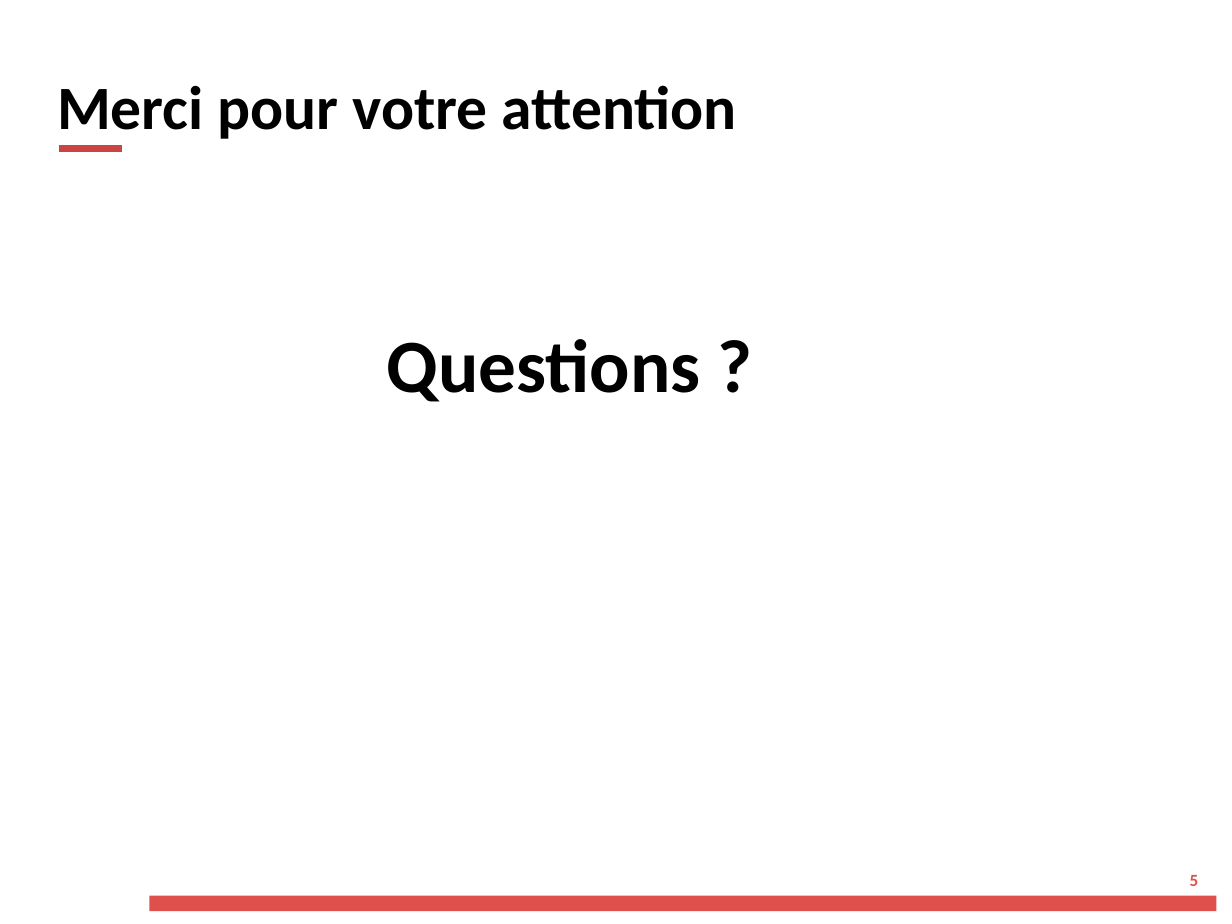
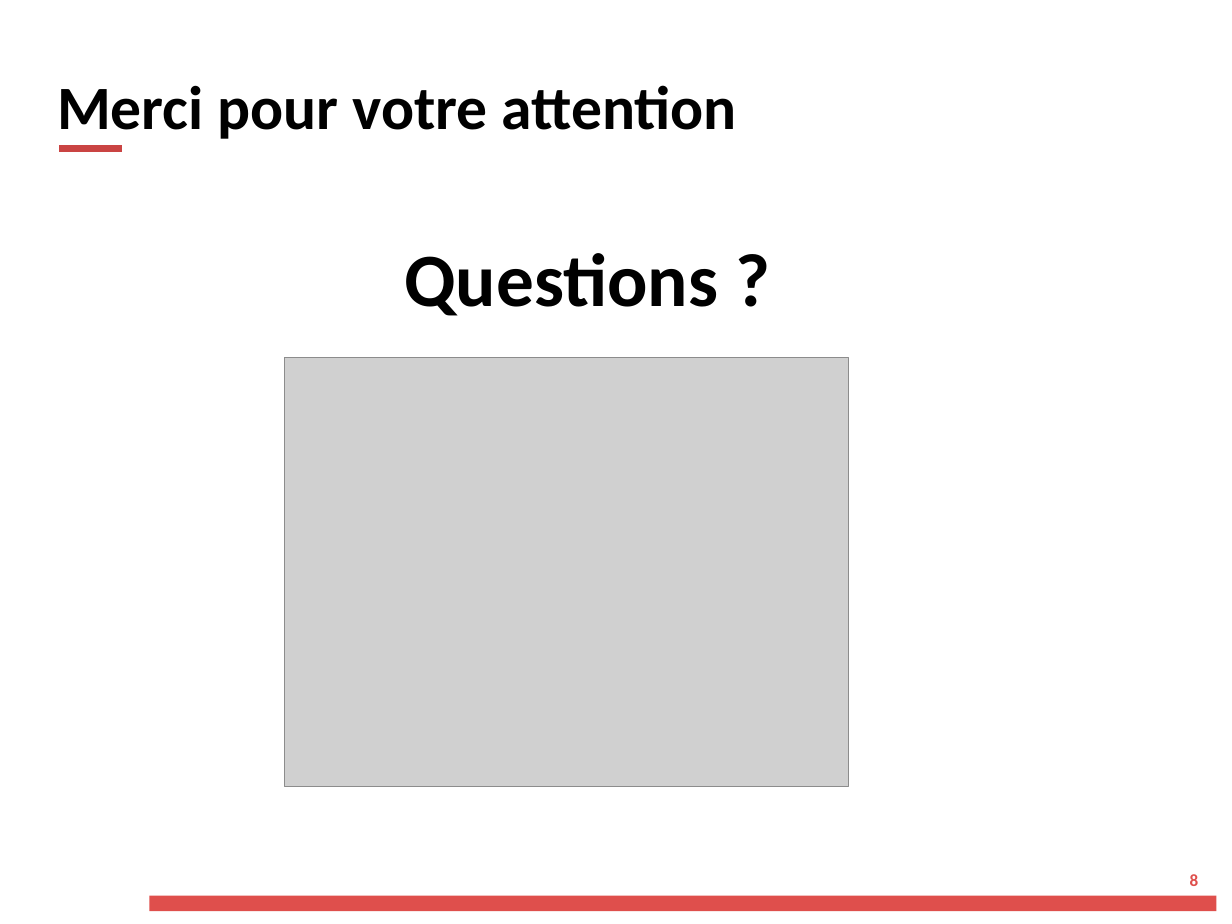
Before and after one commit to Devdevdavid/ProceXeirb, a slide deck: slide 8 of doc/Présentation_SoireePartenaireEMK.pptx (slide 5 before the commit). Drawn at 1232x924 pixels with LibreOffice and Linux fonts; fonts in the diff are those of the drawing; grey boxes stand for pictures; background and template pictures are left out. Boxes give left, top, right and bottom in pixels: in the first picture for what was removed or moved away, otherwise in the second. Text is boxed around its words. In the diff, an @@ line names an element or a change of style, - is before the commit and + after.

```diff
--- a/doc/Présentation_SoireePartenaireEMK.pptx
+++ b/doc/Présentation_SoireePartenaireEMK.pptx
@@ text "Questions ?" moved from (x1=387, y1=339, x2=701, y2=402) to (x1=404, y1=253, x2=718, y2=316) @@
@@ picture added at (x1=285, y1=357, x2=849, y2=786) @@
@@ page number at (x1=1190, y1=874, x2=1199, y2=886): text changed @@
-5
+8
```
Also in this commit, not shown: 2 other slides changed, 4 slides added, 1 slide removed, 7 other files.
